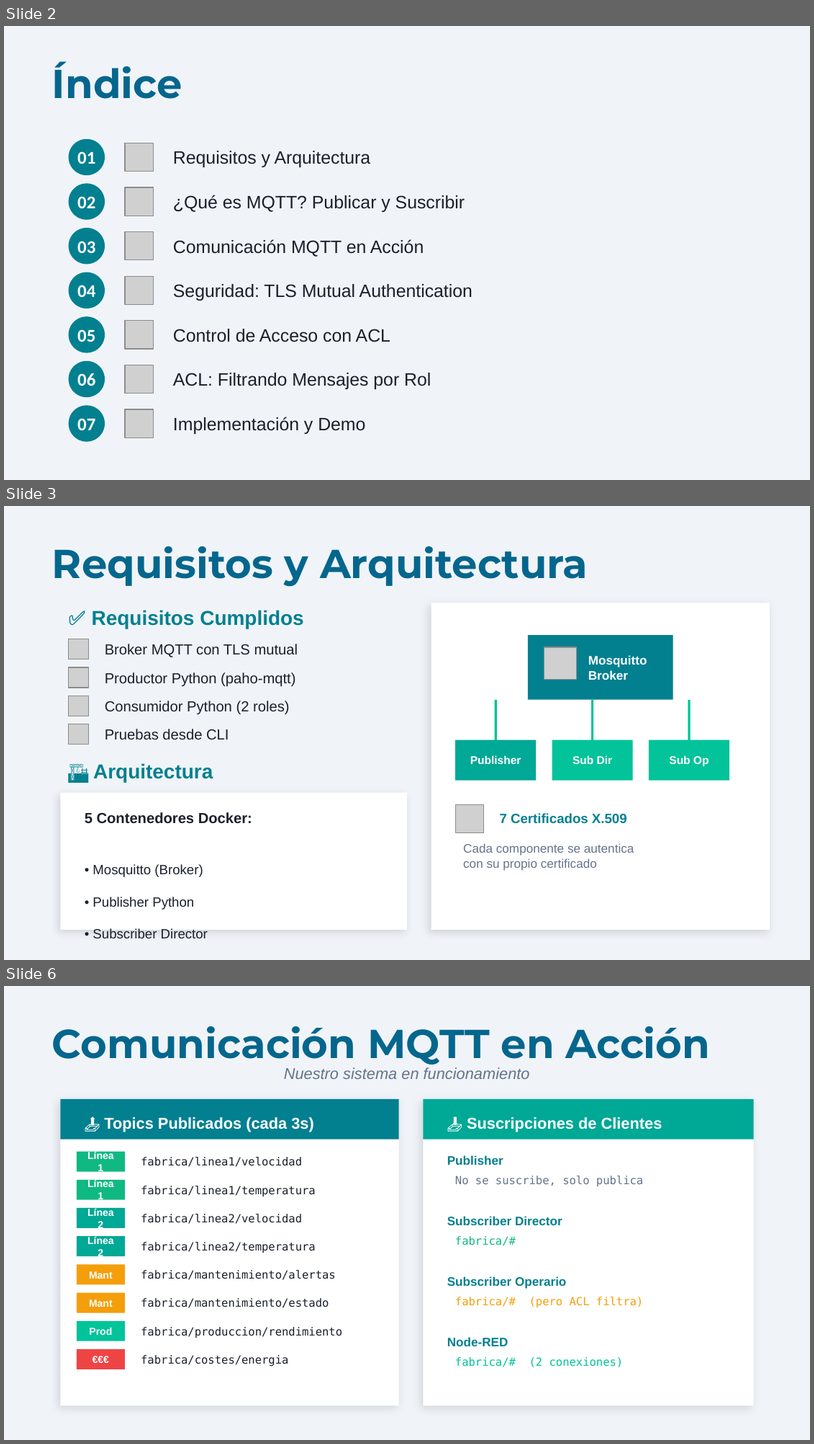
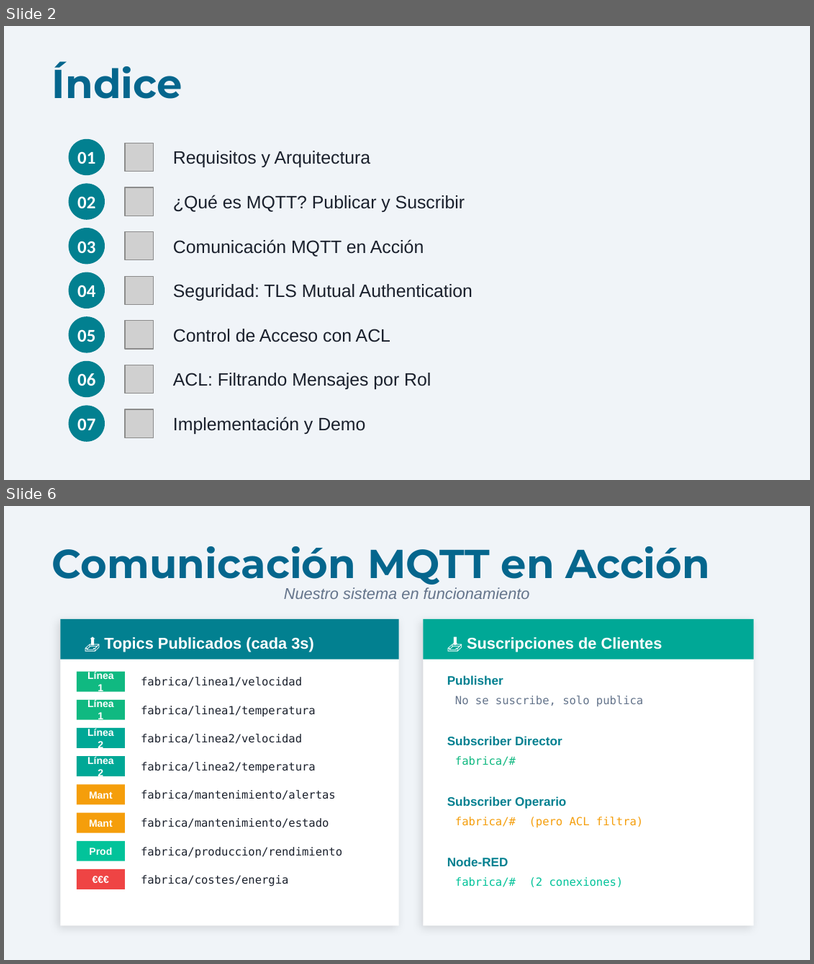
Before and after one commit to Jon8a/IoT-Reto2-Envio, a slide deck: Presentacion_IoT_MQTT_v2.pptx. Shown one above the other, each under a label of ours: slides 2, 3 and 6 before the commit, slides 2 and 6 after it; the slides between them are not shown. The pictures are 814x1444 and 814x964 pixels, drawn with LibreOffice and Linux fonts; fonts in the diff are those of the drawing; grey boxes stand for pictures. Boxes give left, top, right and bottom in pixels: in the first picture for what was removed or moved away, otherwise in the second. Text is boxed around its words. In the diff, an @@ line names an element or a change of style, - is before the commit and + after.

```diff
--- a/Presentacion_IoT_MQTT_v2.pptx
+++ b/Presentacion_IoT_MQTT_v2.pptx
@@ slide 3 removed at (4,506,810,960), background #F0F4F8 @@
@@ text removed at (52,546,588,587) @@
-Requisitos y Arquitectura
@@ text removed at (92,610,304,628) @@
-✅ Requisitos Cumplidos
@@ rectangle removed at (432,602,770,929) @@
@@ rectangle removed at (528,635,674,700) @@
@@ picture removed at (69,639,89,659) @@
@@ text removed at (105,644,298,657) @@
-Broker MQTT con TLS mutual
@@ picture removed at (544,647,576,680) @@
@@ text removed at (589,655,648,680) @@
-Mosquitto
-Broker
@@ picture removed at (69,667,89,687) @@
@@ text removed at (105,672,296,687) @@
-Productor Python (paho-mqtt)
@@ picture removed at (69,695,89,716) @@
@@ line removed from (496, 700) to (496, 740) @@
@@ line removed from (593, 700) to (593, 740) @@
@@ line removed from (689, 700) to (689, 740) @@
@@ text removed at (105,700,289,714) @@
-Consumidor Python (2 roles)
@@ picture removed at (69,723,89,744) @@
@@ text removed at (105,728,229,739) @@
-Pruebas desde CLI
@@ rectangle removed at (455,740,536,780) @@
@@ rectangle removed at (553,740,633,780) @@
@@ rectangle removed at (649,740,730,780) @@
@@ text removed at (93,763,213,782) @@
-🏗️ Arquitectura
@@ text removed at (471,755,522,764) @@
-Publisher
@@ text removed at (573,755,613,764) @@
-Sub Dir
@@ text removed at (669,755,710,767) @@
-Sub Op
@@ rectangle removed at (60,793,407,929) @@
@@ picture removed at (455,804,484,833) @@
@@ text removed at (85,812,252,938) @@
-5 Contenedores Docker:
-• Mosquitto (Broker)
-• Publisher Python
-• Subscriber Director
-• Subscriber Operario
-• Node-RED Dashboard
@@ text removed at (500,813,628,824) @@
-7 Certificados X.509
@@ text removed at (463,843,635,870) @@
-Cada componente se autentica
-con su propio certificado
```
Also in this commit, not shown: 9 slides changed, 1 other slide removed.
